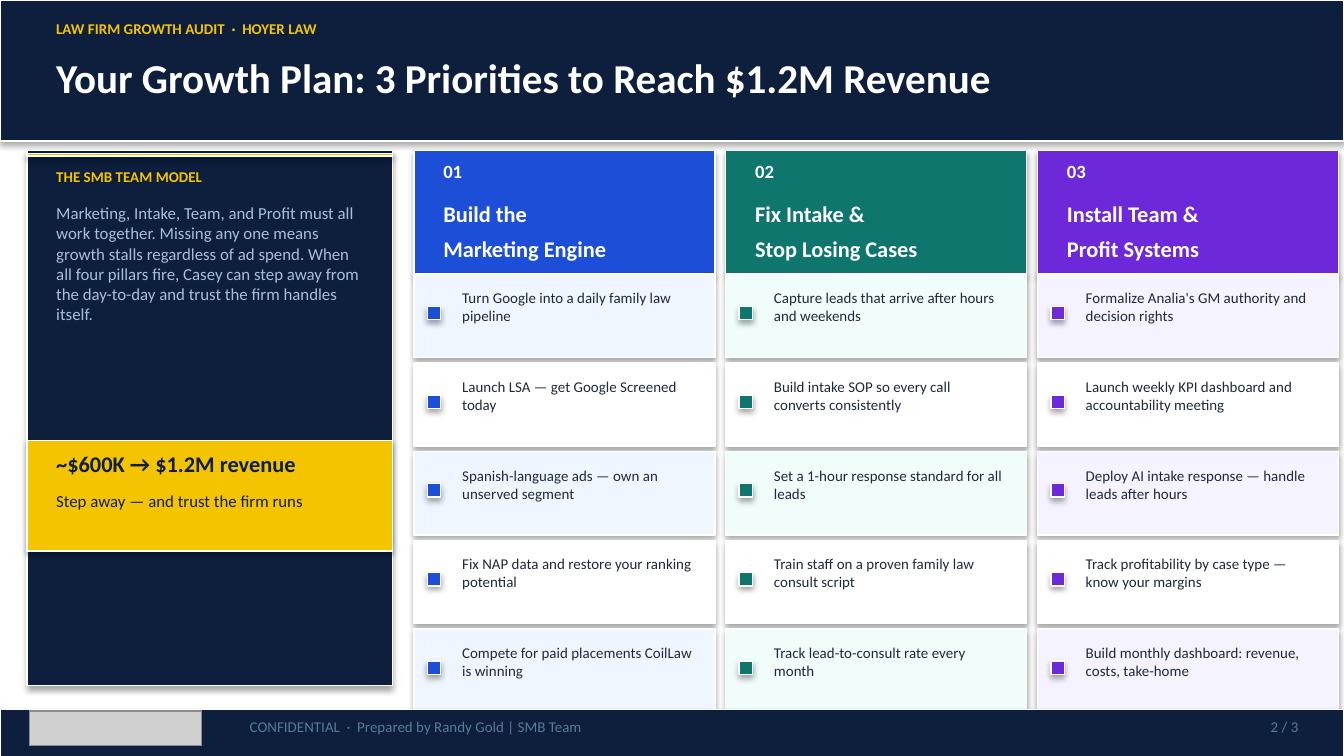
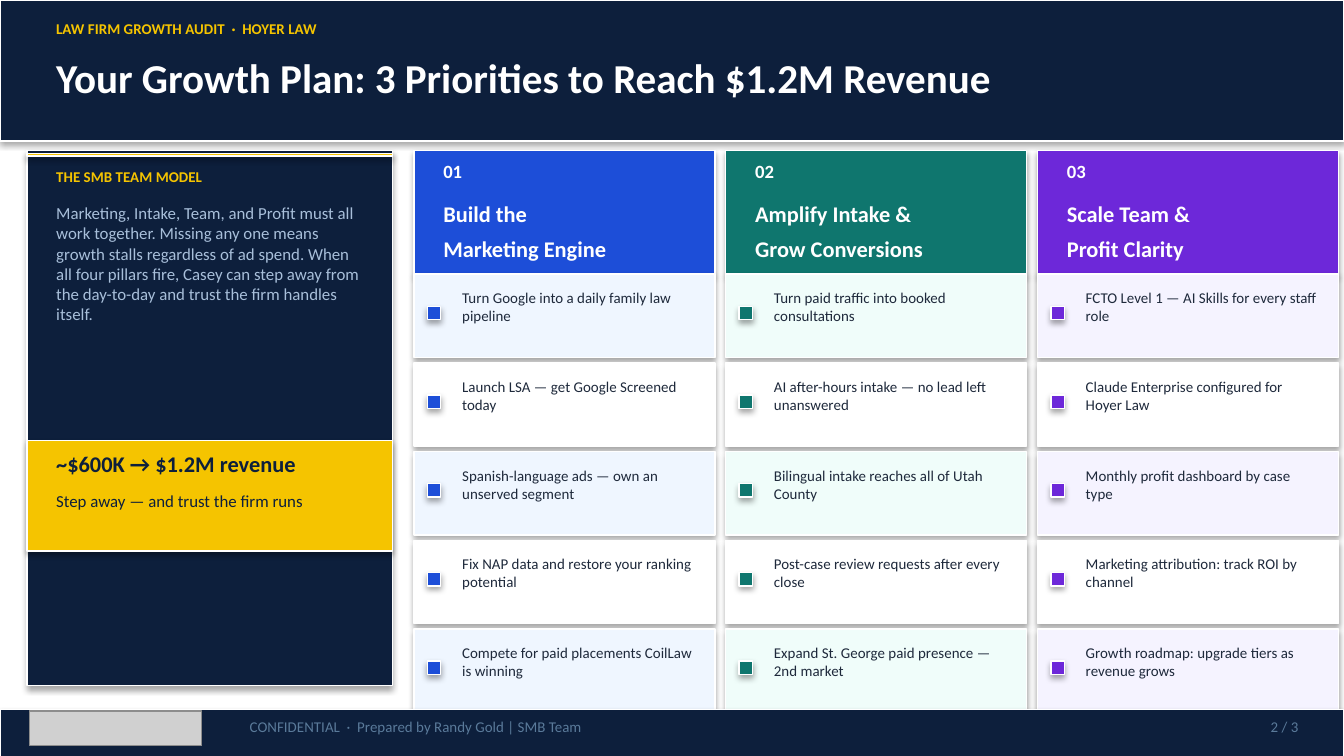
Before and after one commit to SMB-Team-Technology/workwith-smbteam, a slide deck: slide 2 of hoyer-law/Hoyer_Law_June_5_2026_Proposal.pptx. Drawn at 1344x756 pixels with LibreOffice and Linux fonts; fonts in the diff are those of the drawing; grey boxes stand for pictures. Boxes give left, top, right and bottom in pixels: in the first picture for what was removed or moved away, otherwise in the second. Text is boxed around its words. In the diff, an @@ line names an element or a change of style, - is before the commit and + after.

```diff
--- a/hoyer-law/Hoyer_Law_June_5_2026_Proposal.pptx
+++ b/hoyer-law/Hoyer_Law_June_5_2026_Proposal.pptx
@@ text at <box>755,206,891,226</box>: text changed @@
-Fix Intake &
+Amplify Intake &
@@ text at <box>1067,206,1169,222</box>: text changed @@
-Install Team &
+Scale Team &
@@ text at <box>755,241,923,257</box>: text changed @@
-Stop Losing Cases
+Grow Conversions
@@ text at <box>1067,241,1184,261</box>: text changed @@
-Profit Systems
+Profit Clarity
@@ text at <box>774,292,945,321</box>: text changed @@
-Capture leads that arrive after hours and weekends
+Turn paid traffic into booked consultations
@@ text at <box>1086,292,1316,321</box>: text changed @@
-Formalize Analia's GM authority and decision rights
+FCTO Level 1 — AI Skills for every staff role
@@ text at <box>774,381,986,410</box>: text changed @@
-Build intake SOP so every call converts consistently
+AI after-hours intake — no lead left unanswered
@@ text at <box>1086,381,1282,413</box>: text changed @@
-Launch weekly KPI dashboard and accountability meeting
+Claude Enterprise configured for Hoyer Law
@@ text at <box>774,470,982,502</box>: text changed @@
-Set a 1-hour response standard for all leads
+Bilingual intake reaches all of Utah County
@@ text at <box>1086,470,1291,502</box>: text changed @@
-Deploy AI intake response — handle leads after hours
+Monthly profit dashboard by case type
@@ text at <box>774,558,1000,587</box>: text changed @@
-Train staff on a proven family law consult script
+Post-case review requests after every close
@@ text at <box>1086,558,1297,587</box>: text changed @@
-Track profitability by case type — know your margins
+Marketing attribution: track ROI by channel
@@ text at <box>774,647,973,676</box>: text changed @@
-Track lead-to-consult rate every month
+Expand St. George paid presence — 2nd market
@@ text at <box>1086,647,1294,679</box>: text changed @@
-Build monthly dashboard: revenue, costs, take-home
+Growth roadmap: upgrade tiers as revenue grows
```
Also in this commit, not shown: 2 other slides changed, 1 other file.
